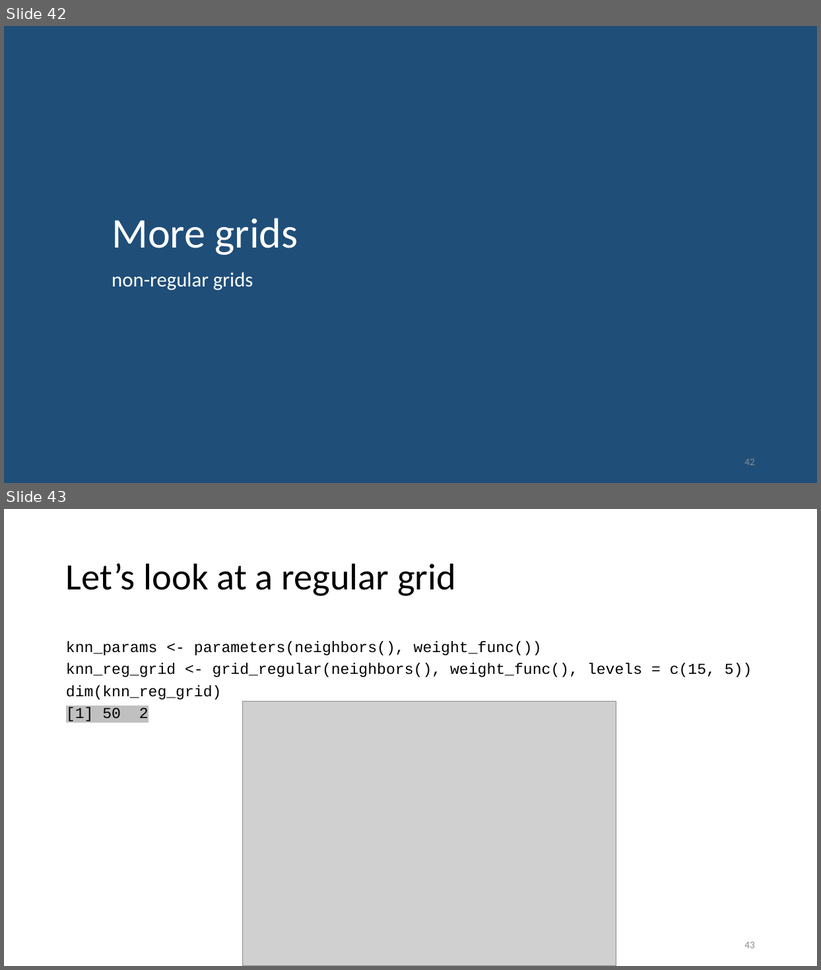
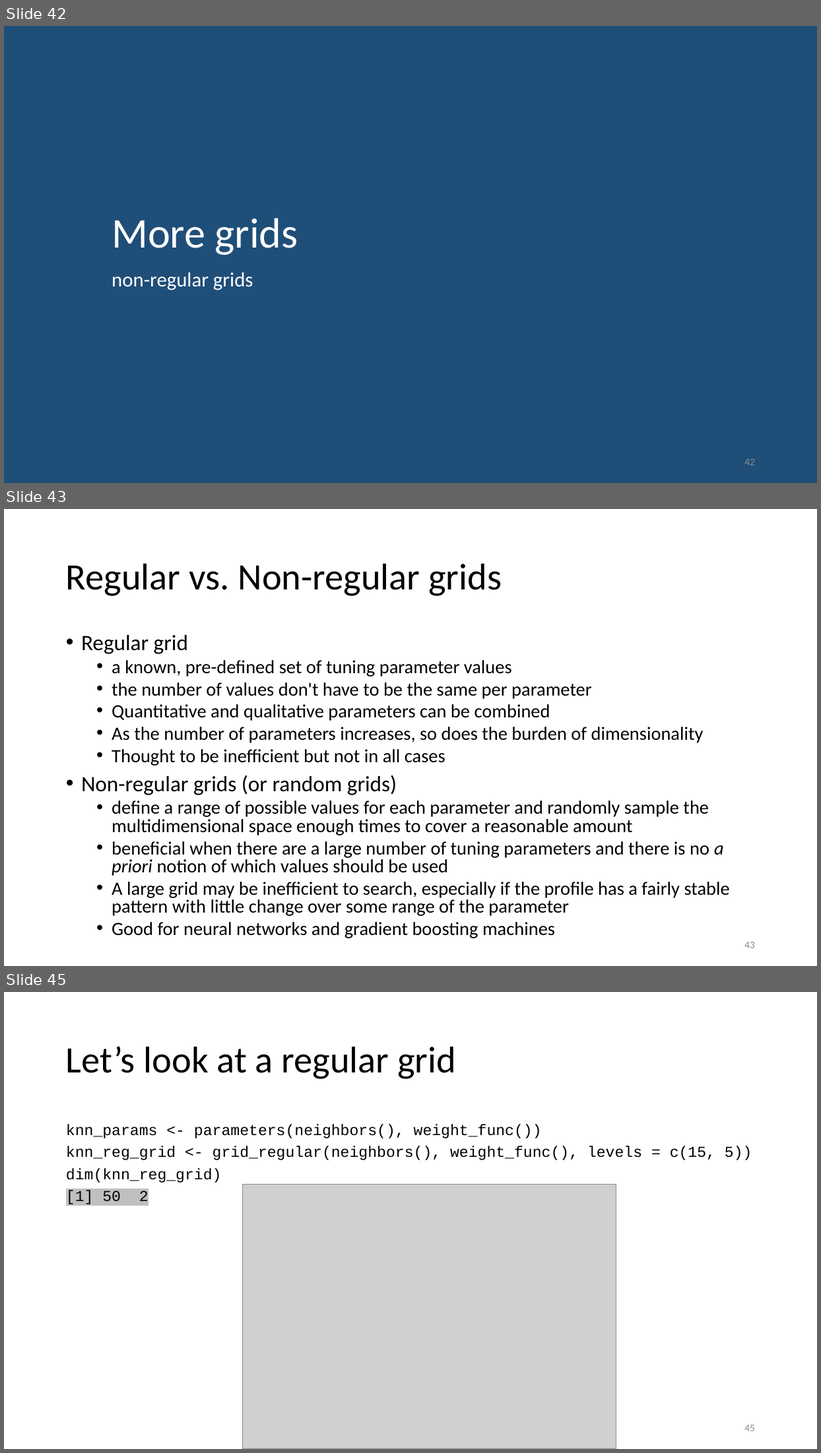
Before and after one commit to karlenaochoa/c4-ml-2020, a slide deck: slides/w6p1-knn/w6p1.pptx. Shown one above the other, each under a label of ours: slides 42 and 43 before the commit, slides 42, 43 and 45 after it; the slides between them are not shown. The pictures are 821x970 and 821x1453 pixels, drawn with LibreOffice and Linux fonts; fonts in the diff are those of the drawing; grey boxes stand for pictures. Boxes give left, top, right and bottom in pixels: in the first picture for what was removed or moved away, otherwise in the second. Text is boxed around its words. In the diff, an @@ line names an element or a change of style, - is before the commit and + after.

Commit message:
update w4 & w6 slides with grid info

```diff
--- a/slides/w6p1-knn/w6p1.pptx
+++ b/slides/w6p1-knn/w6p1.pptx
@@ slide 43 added at (4, 509, 817, 966), background #FFFFFF @@
@@ title added at (66, 563, 502, 596), 44 pt, text #000000 @@
+Regular vs. Non-regular grids
@@ text added at (81, 635, 730, 939), 22.2 pt, text #000000 @@
+• Regular grid
+  • a known, pre-defined set of tuning parameter values
+  • the number of values don't have to be the same per parameter
+  • Quantitative and qualitative parameters can be combined
+  • As the number of parameters increases, so does the burden of dimensionality
+  • Thought to be inefficient but not in all cases
+• Non-regular grids (or random grids)
+  • define a range of possible values for each parameter and randomly sample the multidimensional space enough times to cover a reasonable amount
+  • beneficial when there are a large number of tuning parameters and there is no a priori notion of which values should be used
+  • A large grid may be inefficient to search, especially if the profile has a fairly stable pattern with little change over some range of the parameter
+  • Good for neural networks and gradient boosting machines
@@ page number added at (745, 942, 755, 949), 12 pt, text #8C8C8C @@
+43
@@ what was slide 43 is now slide 45 @@
@@ page number at (745, 1425, 755, 1432): text changed @@
-43
+45
```
Also in this commit, not shown: 3 other slides added, 1 other file.
